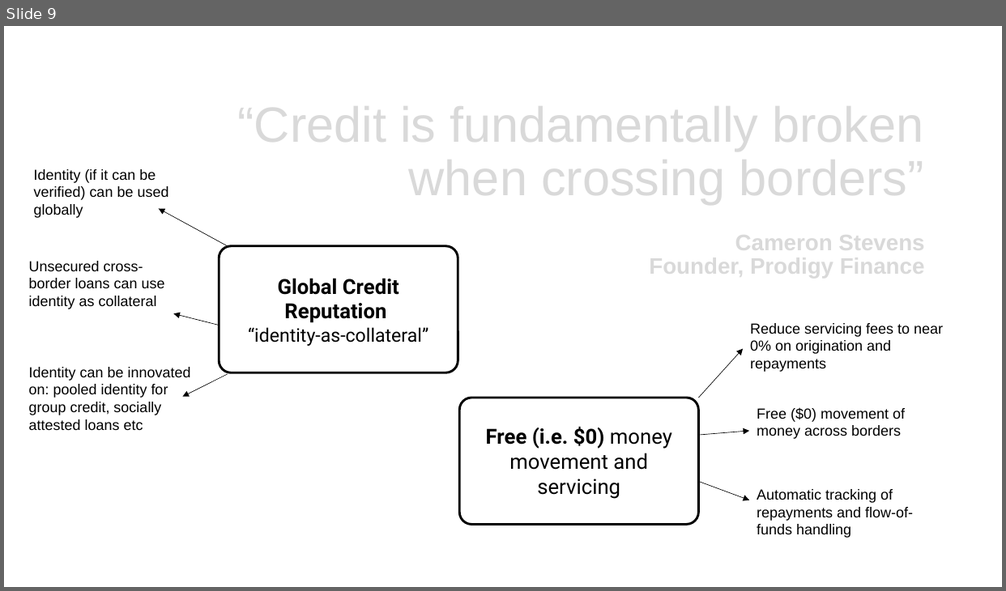
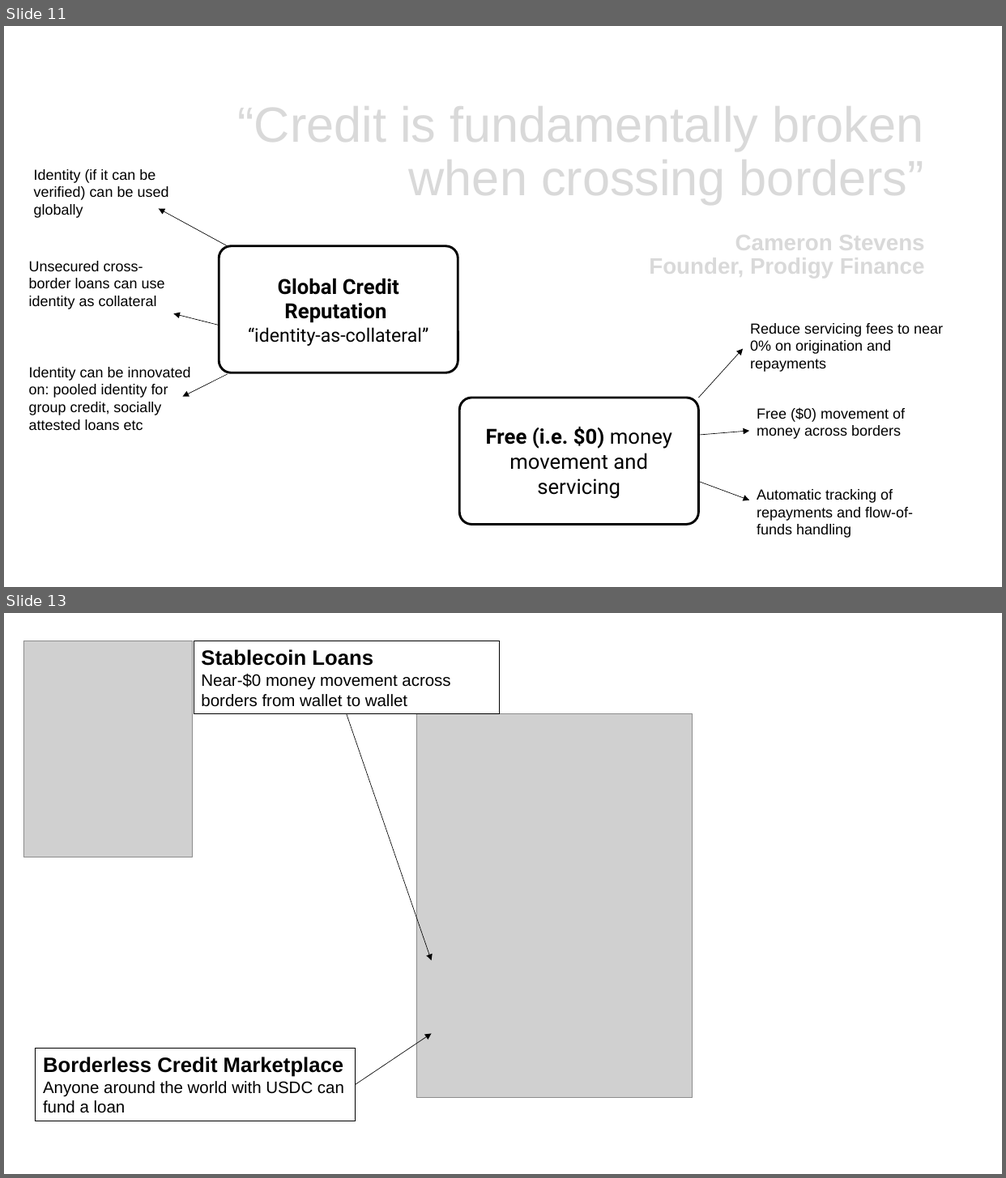
Before and after one commit to enabledao/enable, a slide deck: presentation/presentation.pptx. Shown one above the other, each under a label of ours: slide 9 before the commit, slides 11 and 13 after it; the slides between them are not shown. The pictures are 1006x591 and 1006x1178 pixels, drawn with LibreOffice and Linux fonts; fonts in the diff are those of the drawing; grey boxes stand for pictures. Boxes give left, top, right and bottom in pixels: in the first picture for what was removed or moved away, otherwise in the second. Text is boxed around its words. In the diff, an @@ line names an element or a change of style, - is before the commit and + after.

```diff
--- a/presentation/presentation.pptx
+++ b/presentation/presentation.pptx
@@ slide 13 added at box(4, 613, 1002, 1174), background #FFFFFF @@
@@ picture added at box(23, 641, 192, 858) @@
@@ rectangle added at box(194, 641, 500, 715), outline #000000 0.75 pt, 16 pt, text #000000 @@
+Stablecoin Loans
+Near-$0 money movement across borders from wallet to wallet
@@ arrow added from (347, 714) to (432, 961), #000000 0.5 pt @@
@@ picture added at box(416, 714, 692, 1098) @@
@@ rectangle added at box(36, 1048, 355, 1122), outline #000000 0.75 pt, 16 pt, text #000000 @@
+Borderless Credit Marketplace
+Anyone around the world with USDC can fund a loan
@@ arrow added from (356, 1084) to (432, 1033), #000000 0.5 pt @@
@@ what was slide 9 is now slide 11 @@
```
Also in this commit, not shown: 1 slide changed, 6 other slides added.
